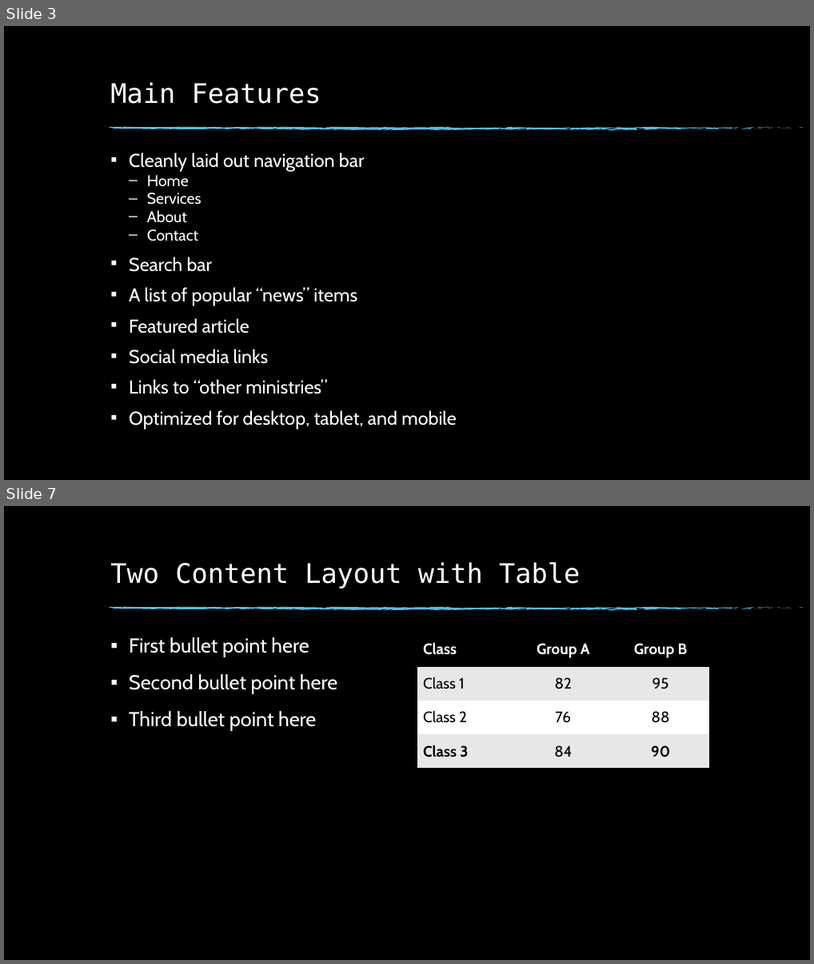
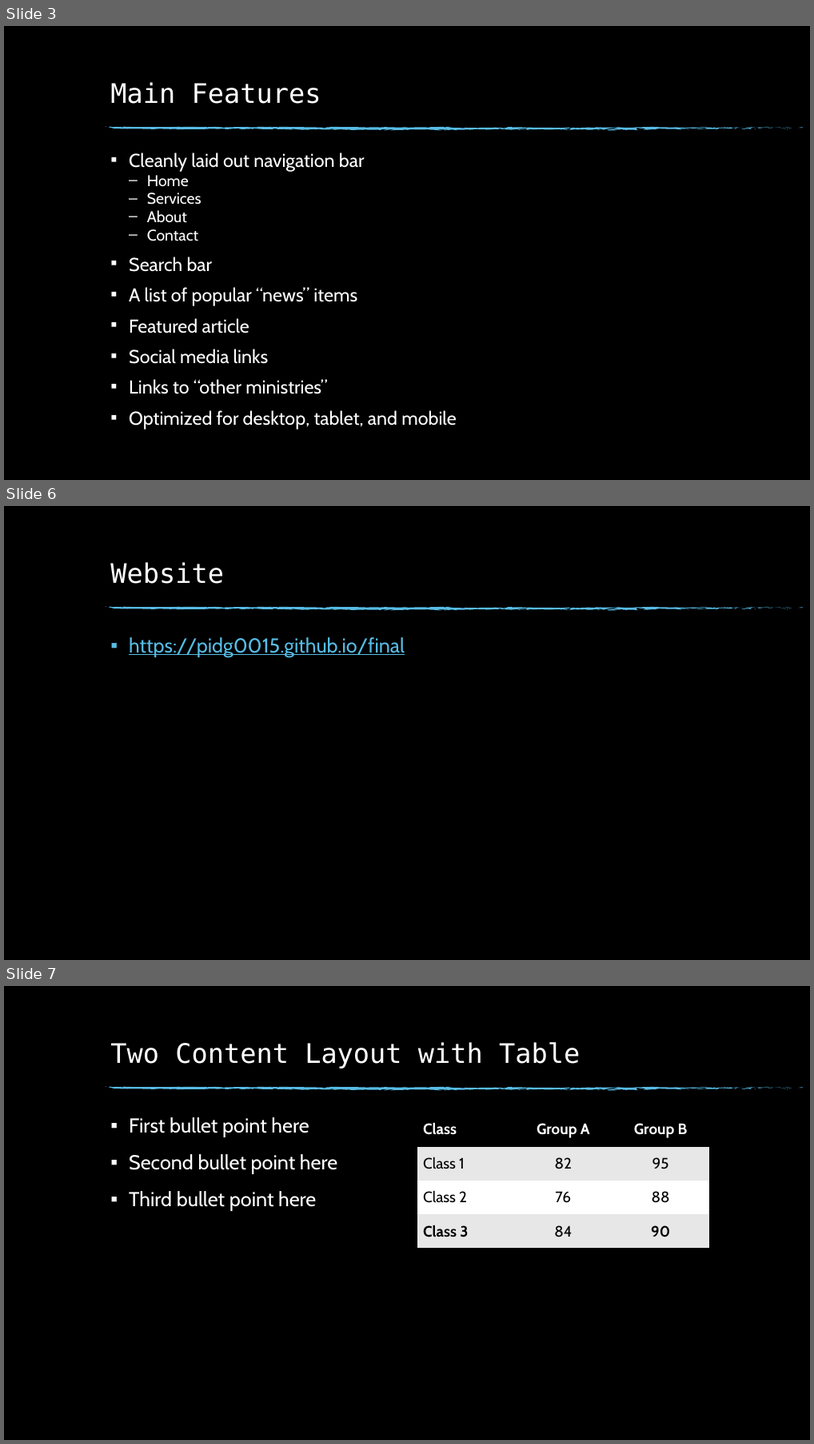
Before and after one commit to pidg0015/pidg0015.github.io, a slide deck: final/pidgeon_drew_final.pptx. Shown one above the other, each under a label of ours: slides 3 and 7 before the commit, slides 3, 6 and 7 after it; the slides between them are not shown. The pictures are 814x964 and 814x1444 pixels, drawn with LibreOffice and Linux fonts; fonts in the diff are those of the drawing; background and template pictures are left out. Boxes give left, top, right and bottom in pixels: in the first picture for what was removed or moved away, otherwise in the second. Text is boxed around its words. In the diff, an @@ line names an element or a change of style, - is before the commit and + after.

```diff
--- a/final/pidgeon_drew_final.pptx
+++ b/final/pidgeon_drew_final.pptx
@@ slide 6 added at [4, 506, 810, 960], background picture (left out); not listed: 74 template elements that a slide beside it also shows @@
@@ title added at [110, 562, 224, 584], 32 pt, text #FFFFFF @@
+Website
@@ text added at [129, 637, 405, 657], 24 pt, text #57BCE5, underline @@
+▪ https://pidg0015.github.io/final
```
Also in this commit, not shown: 1 slide changed, 1 slide removed, 1 other file.
